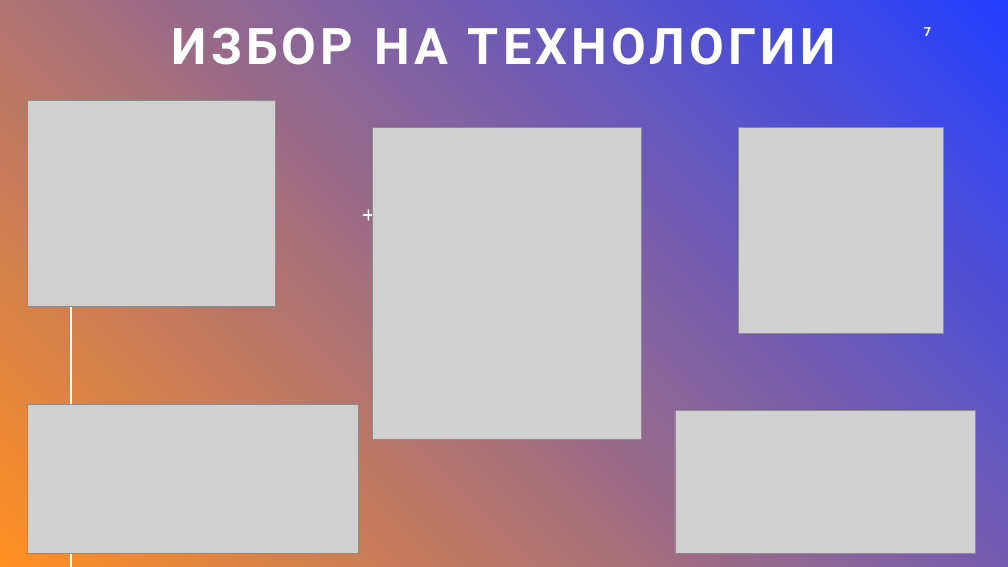
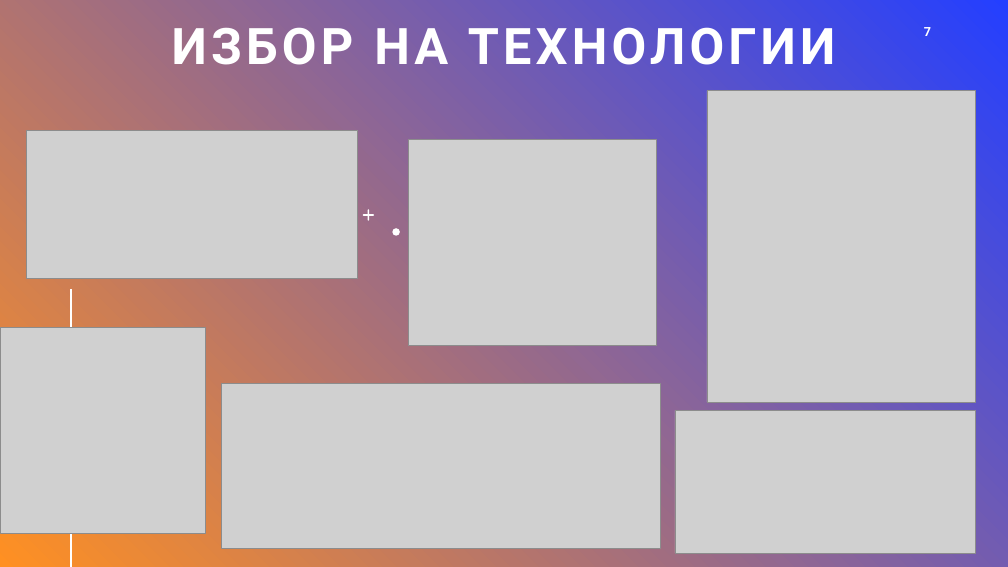
Before and after one commit to magopyan/Pocket-Finances, a slide deck: slide 7 of Documentation/Final Presentation/Presentation.pptx. Drawn at 1008x567 pixels with LibreOffice and Linux fonts; fonts in the diff are those of the drawing; grey boxes stand for pictures. Boxes give left, top, right and bottom in pixels: in the first picture for what was removed or moved away, otherwise in the second. Text is boxed around its words. In the diff, an @@ line names an element or a change of style, - is before the commit and + after.

Commit message:
Final push

```diff
--- a/Documentation/Final Presentation/Presentation.pptx
+++ b/Documentation/Final Presentation/Presentation.pptx
@@ picture moved from (x1=373, y1=128, x2=642, y2=439) to (x1=707, y1=91, x2=976, y2=402) @@
@@ picture moved from (x1=27, y1=405, x2=358, y2=553) to (x1=26, y1=130, x2=358, y2=278) @@
@@ picture moved from (x1=27, y1=101, x2=275, y2=307) to (x1=408, y1=140, x2=656, y2=346) @@
@@ freeform shape added at (x1=392, y1=228, x2=400, y2=236), fill #FFFFFF @@
@@ picture moved from (x1=739, y1=128, x2=944, y2=333) to (x1=0, y1=328, x2=205, y2=533) @@
@@ picture added at (x1=222, y1=384, x2=661, y2=549) @@
```
